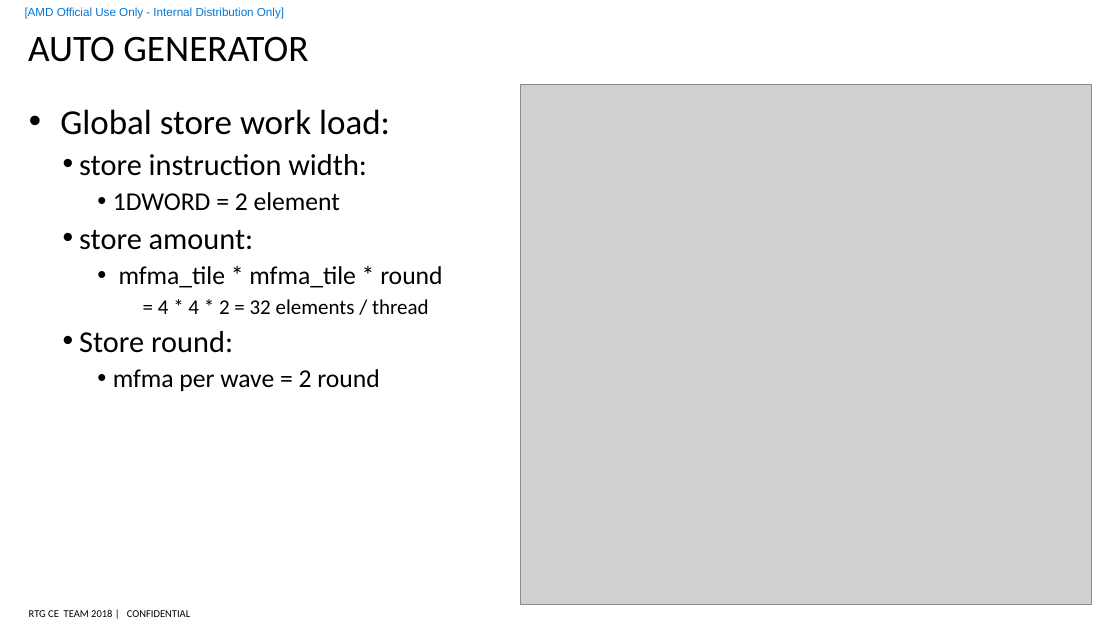
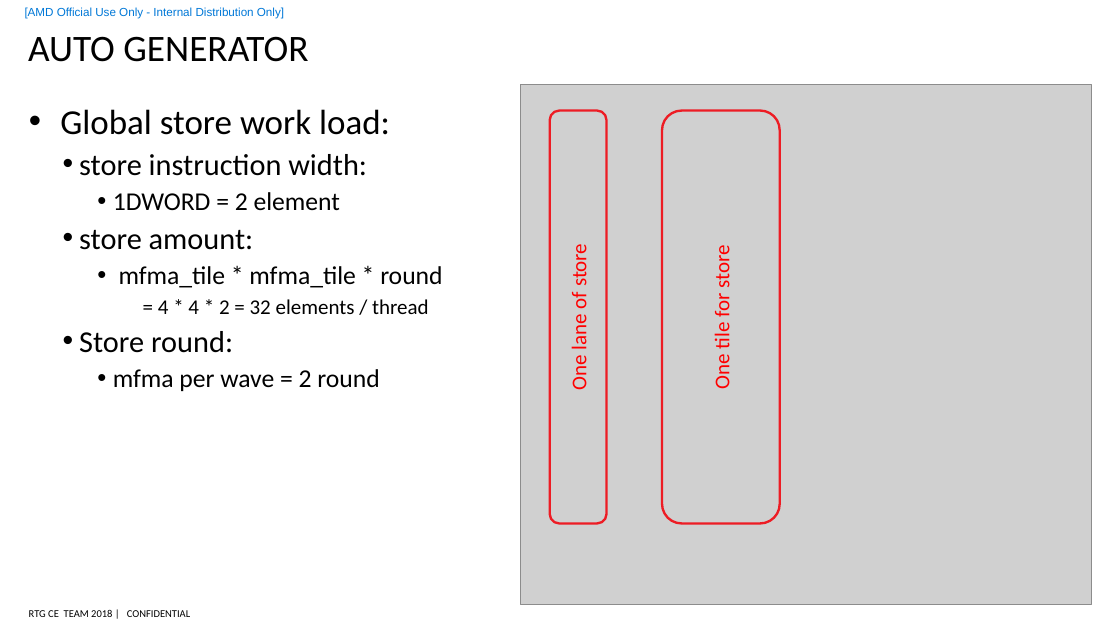
Before and after one commit to feifei14119/TensileLite, a slide deck: slide 6 of doc/mfma gemm.pptx. Drawn at 1120x630 pixels with LibreOffice and Linux fonts; fonts in the diff are those of the drawing; grey boxes stand for pictures; background and template pictures are left out. Boxes give left, top, right and bottom in pixels: in the first picture for what was removed or moved away, otherwise in the second. Text is boxed around its words. In the diff, an @@ line names an element or a change of style, - is before the commit and + after.

```diff
--- a/doc/mfma gemm.pptx
+++ b/doc/mfma gemm.pptx
@@ rounded rectangle added at bbox=[549, 111, 607, 524], outline #ED1C24 2 pt, 18 pt, text #FF0000 @@
+One lane of store
@@ rounded rectangle added at bbox=[662, 110, 780, 523], outline #ED1C24 2 pt, 18 pt, text #FF0000 @@
+One tile for store
```
Also in this commit, not shown: 1 other slide changed, 24 other files.
